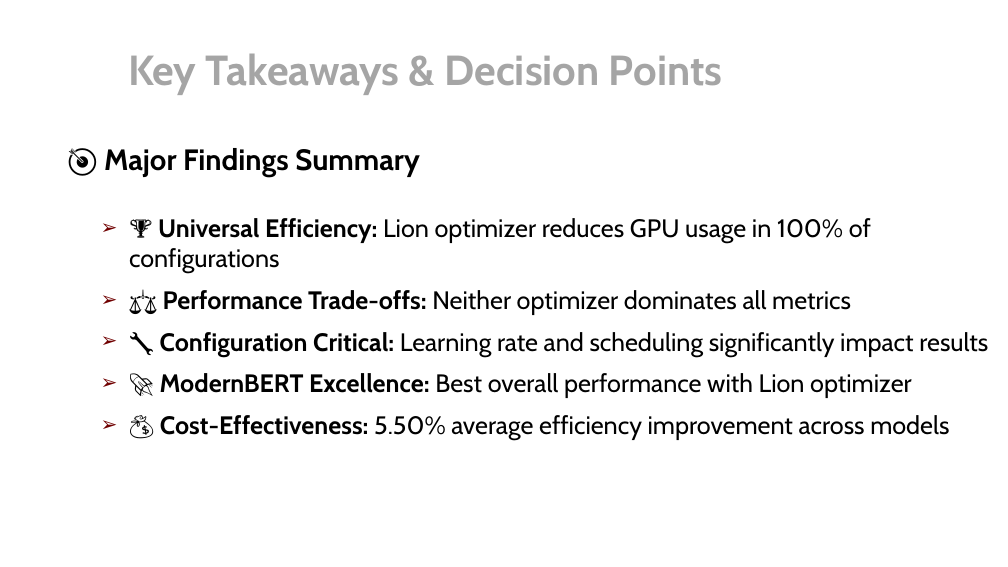
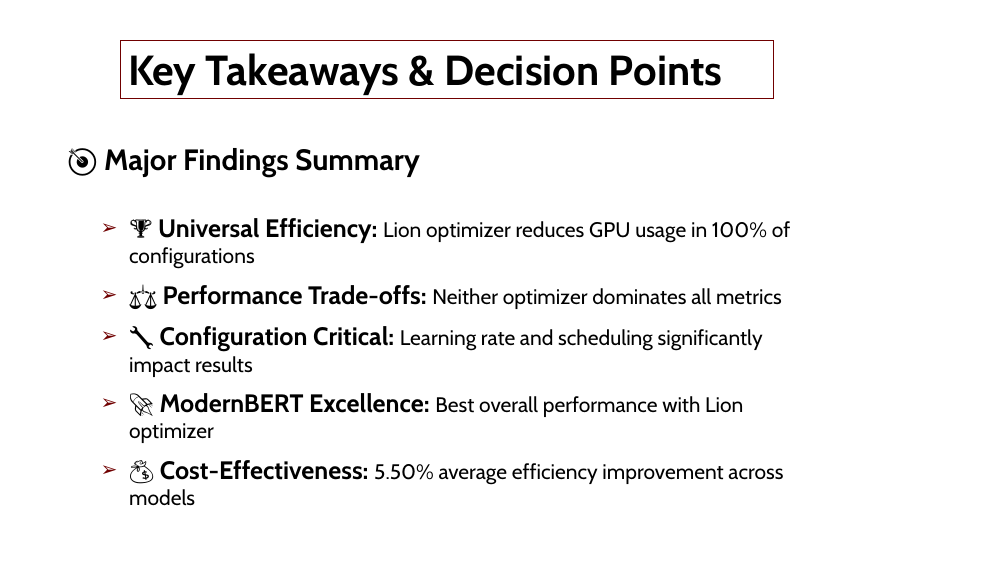
Before and after one commit to skfrost19/cross-encoder-modal, a slide deck: slide 21 of cross_encoder/thesis/Thesis_presentation.pptx (slide 14 before the commit). Drawn at 1008x567 pixels with LibreOffice and Linux fonts; fonts in the diff are those of the drawing. Boxes give left, top, right and bottom in pixels: in the first picture for what was removed or moved away, otherwise in the second. Text is boxed around its words. In the diff, an @@ line names an element or a change of style, - is before the commit and + after.

```diff
--- a/cross_encoder/thesis/Thesis_presentation.pptx
+++ b/cross_encoder/thesis/Thesis_presentation.pptx
@@ rectangle "Key Takeaways & Decision Points": place and size @@
-rectangle "Key Takeaways & Decision Points" at <box>128,53,722,95</box>
+rectangle "Key Takeaways & Decision Points" at <box>120,40,774,98</box>
@@ rectangle "Key Takeaways & Decision Points" at <box>120,40,774,98</box>: text colour #A5A5A5 to #000000; outline none to #700000 0.75 pt @@
@@ text "🏆 Universal Efficiency: Lion optimizer ..." at <box>129,218,790,506</box>: size 24 to 20 pt in "Lion optimizer reduces GPU usage in 100% ...", "Neither optimizer dominates all metrics", "Learning rate and scheduling significantly impact results", "Best overall performance with Lion optimizer" and 1 more places @@
```
Also in this commit, not shown: 14 other slides changed, 11 slides added, 3 other files.
